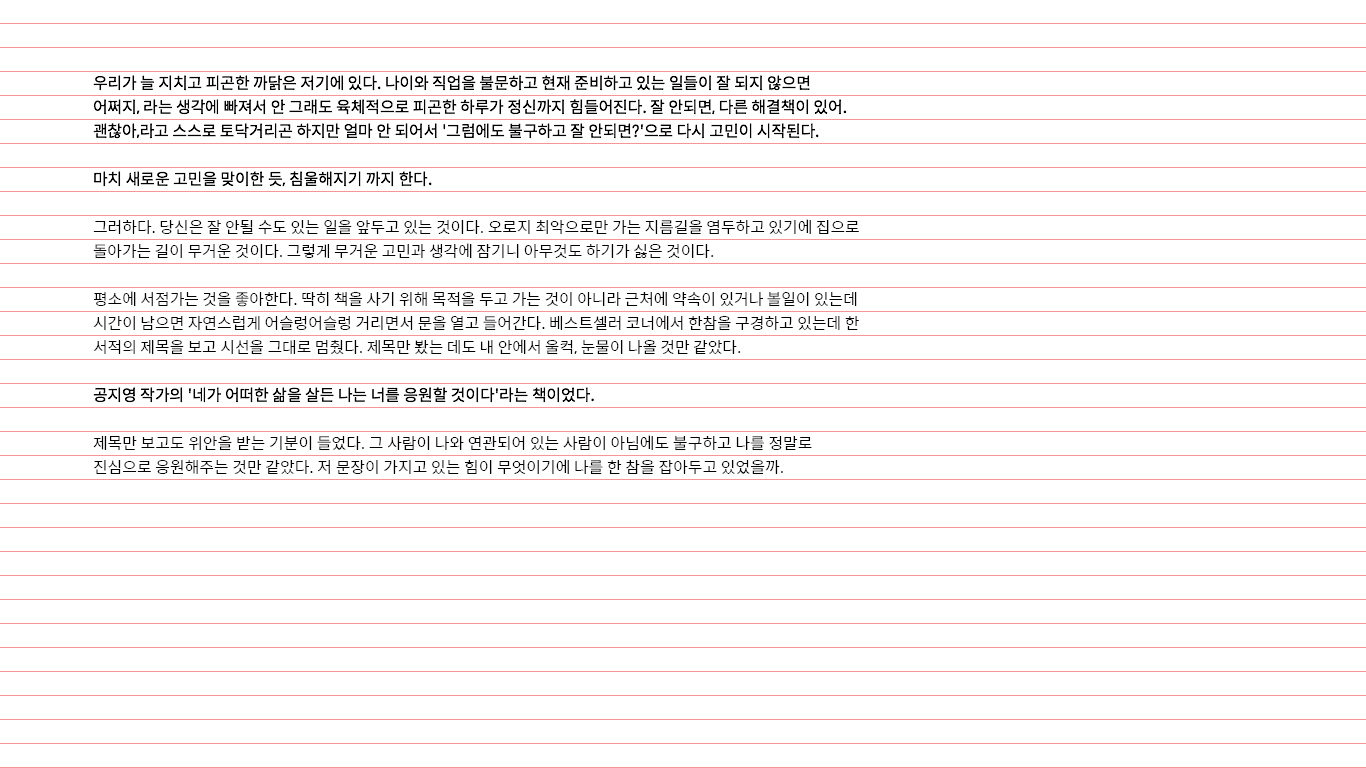
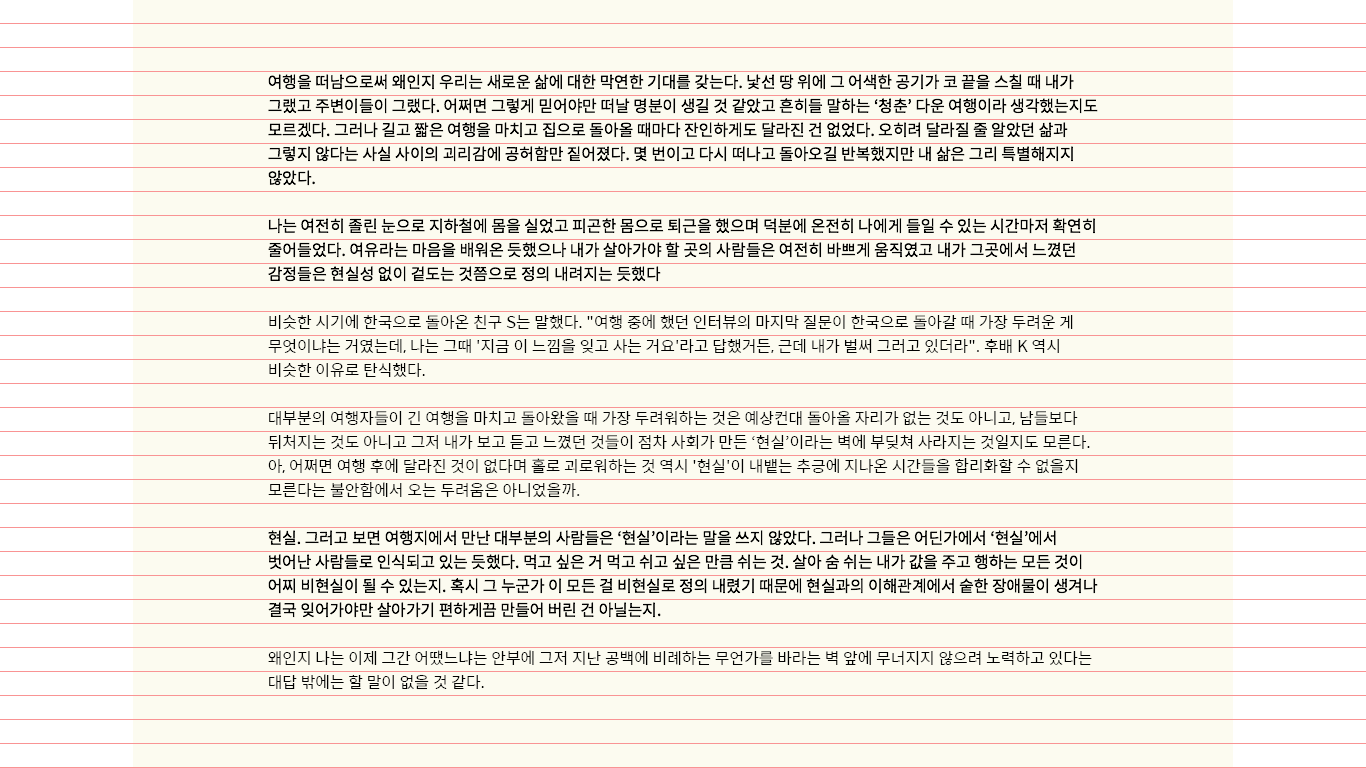
Two versions of the same layered image (1366 × 768). Layer-by-layer changes:
removed group "UI Kit - Typography" (3 layers) over <box>93,0,1233,767</box>
added group "grid" with 1 layers above "content" over <box>93,24,1233,767</box>
moved "행간 설정 24px" into group "grid" over <box>93,24,1233,767</box>
added group "content" with 1 layers above "page width" over <box>268,74,1098,690</box>
renamed "우리가 늘 지치고 피곤한 까닭은 저기에 있다. 나이와 직업을 불문하고 현재 준비하고 있는 일들이 잘 되지 않으면" to "여행을 떠남으로써 왜인지 우리는 새로운 삶에 대한 막연한 기대를 갖는다. 낯선 땅 위에 그 어색한 공기가 코 끝을", moved it into group "content", painted on it over <box>93,74,1098,690</box>
added layer "page width" above "background" over <box>133,0,1233,767</box>
renamed "타이포그래피 설계" to "background", moved it out of group "UI Kit - Typography" over <box>93,0,1233,767</box>
